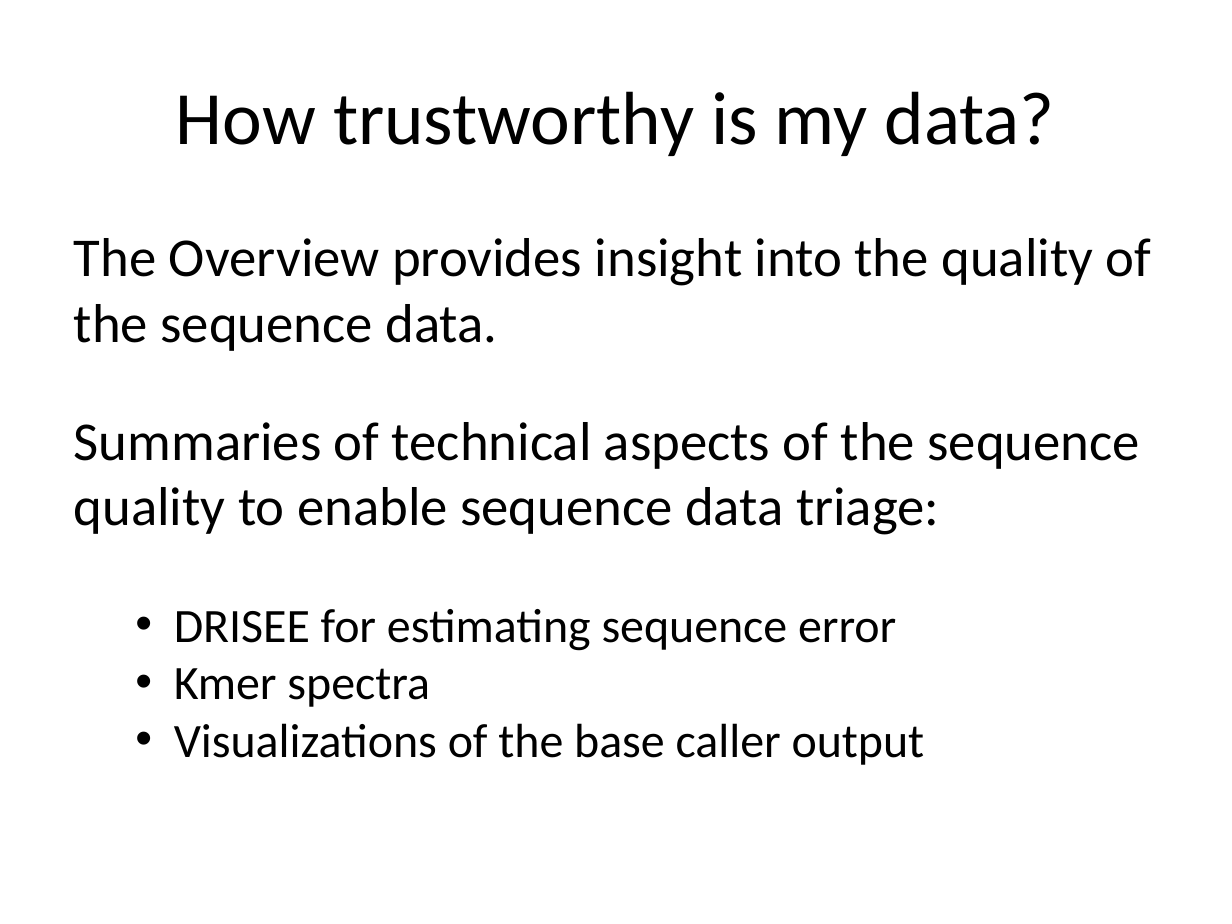
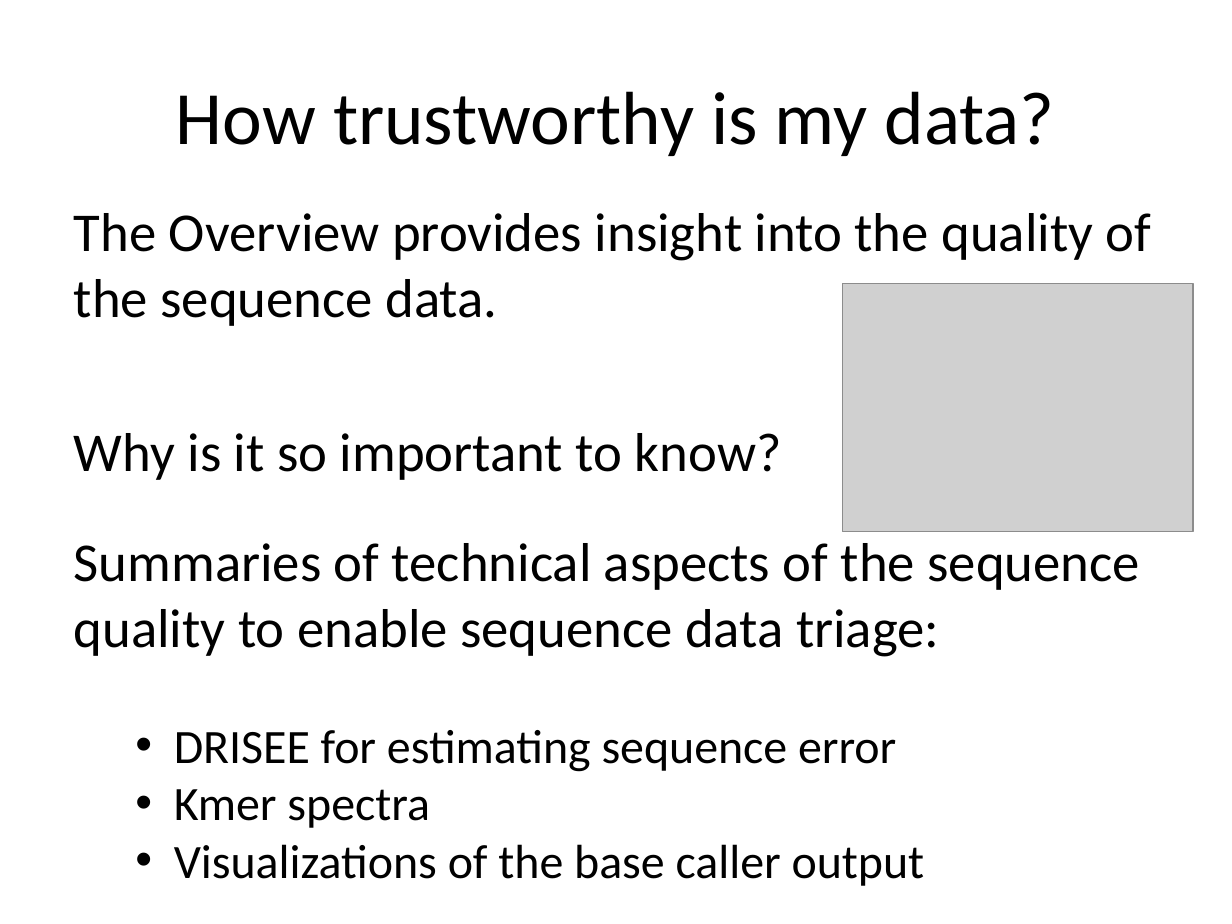
Before and after one commit to LuffyLuffy/MG-RAST-Tutorials, a slide deck: slide 30 of ui/MG-RAST_Class_v3.6.1.pptx (slide 29 before the commit). Drawn at 1232x924 pixels with LibreOffice and Linux fonts; fonts in the diff are those of the drawing; grey boxes stand for pictures. Boxes give left, top, right and bottom in pixels: in the first picture for what was removed or moved away, otherwise in the second. Text is boxed around its words. In the diff, an @@ line names an element or a change of style, - is before the commit and + after.

```diff
--- a/ui/MG-RAST_Class_v3.6.1.pptx
+++ b/ui/MG-RAST_Class_v3.6.1.pptx
@@ text "The Overview provides insight into ...": place and size @@
-text "The Overview provides insight into ..." at (74, 238, 1152, 351)
+text "The Overview provides insight into ..." at (74, 213, 1152, 480)
@@ picture added at (843, 283, 1194, 532) @@
@@ text at (74, 433, 782, 480): paragraph added @@
+Why is it so important to know?
@@ text "Summaries of technical aspects of ...": place and size @@
-text "Summaries of technical aspects of ..." at (74, 422, 1139, 765)
+text "Summaries of technical aspects of ..." at (74, 543, 1139, 886)
```
Also in this commit, not shown: 13 other slides changed, 8 slides added, 2 slides removed.
